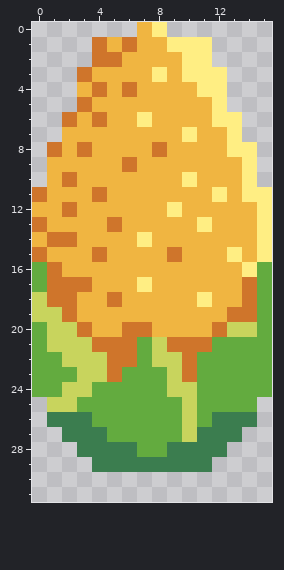
Pixel-art file: Assets/UI/sources/corn1.aseprite. Above, as it was before the edit.
16x32 pixels, 1 frame.
After the commit:
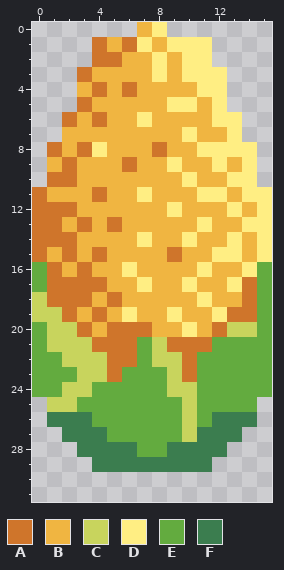
Palette (. is transparent): A #cf752b  B #f0b541  C #c8d45d  D #ffee83  E #63ab3f  F #3b7d4f
From old to new:
y 1: x 7 B -> D
y 2: x 8 B -> D
y 5: x 9..10 BB -> DD
y 8: x 4 B -> D; x 11..12 BB -> DD
y 9: x 2 B -> A; x 9 B -> D; x 12 B -> D
y 10: x 1 B -> A; x 13 B -> D
y 11: x 7 B -> D; x 11 B -> D
y 12: x 0..1 BB -> AA; x 13 B -> D
y 13: x 1 B -> A; x 3 B -> A; x 14 B -> D
y 14: x 0 B -> A; x 10 B -> D; x 13 B -> D
y 15: x 2 B -> A; x 12 B -> D
y 16: x 3 B -> A; x 6 B -> D; x 11 B -> D
y 17: x 4 B -> A; x 10 B -> D; x 13 B -> D
y 18: x 3 B -> A
y 19: x 4 B -> A; x 6 B -> D; x 9 B -> D; x 12 B -> D
y 20: x 5 B -> A; x 10 B -> D
Boxes around the changes in both pictures, in picture pixels (x1, y1, x2, y2):
changed: (32, 37, 257, 337)
